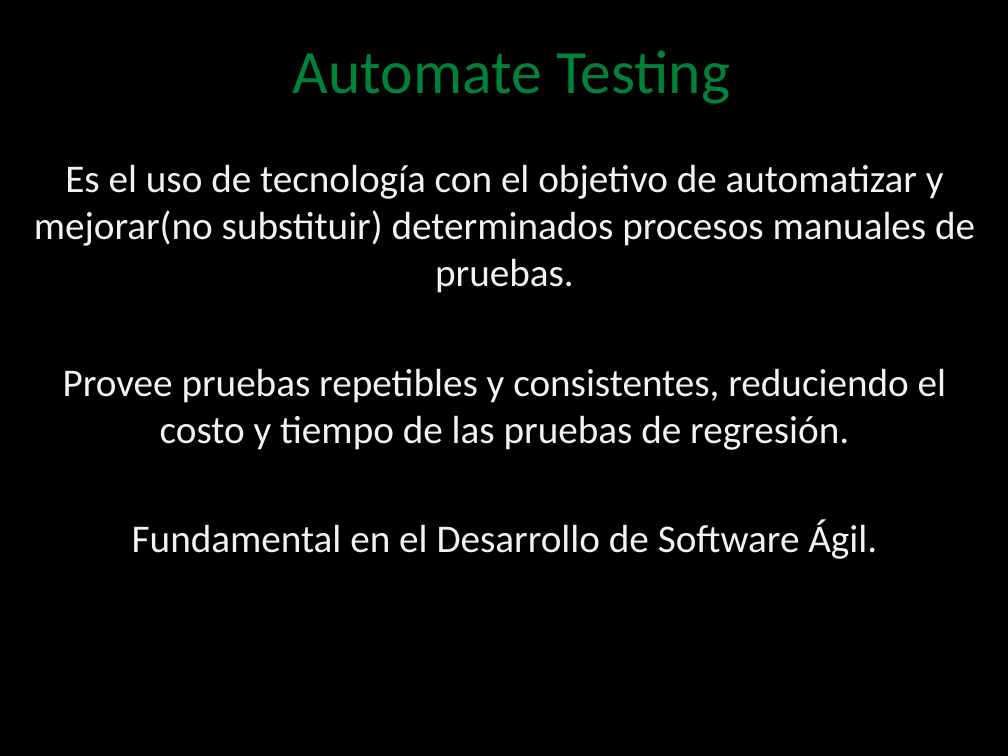
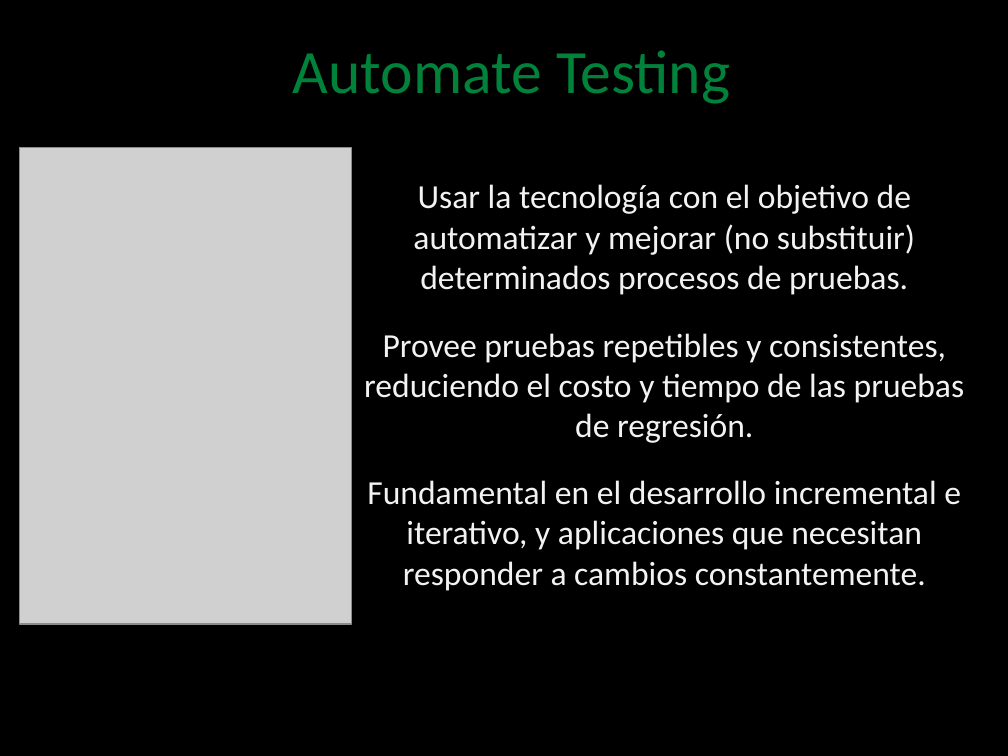
Before and after one commit to angelnunezsalazar/Test-Automation-NET, a slide deck: slide 4 of Diapositivas/0. Test Automation.pptx. Drawn at 1008x756 pixels with LibreOffice and Linux fonts; fonts in the diff are those of the drawing; grey boxes stand for pictures; background and template pictures are left out. Boxes give left, top, right and bottom in pixels: in the first picture for what was removed or moved away, otherwise in the second. Text is boxed around its words. In the diff, an @@ line names an element or a change of style, - is before the commit and + after.

```diff
--- a/Diapositivas/0. Test Automation.pptx
+++ b/Diapositivas/0. Test Automation.pptx
@@ picture added at box(20, 148, 352, 624) @@
@@ text "Usar la tecnología con el ...": place and size @@
-text "Usar la tecnología con el ..." at box(34, 164, 975, 559)
+text "Usar la tecnología con el ..." at box(364, 184, 965, 591)
@@ text at box(413, 184, 915, 295): text changed; size 28 to 24 pt @@
-Es el uso de tecnología con el objetivo de automatizar y mejorar(no substituir) determinados procesos manuales de pruebas.
+Usar la tecnología con el objetivo de automatizar y mejorar (no substituir) determinados procesos de pruebas.
@@ text at box(364, 333, 965, 443): size 28 to 24 pt in "Provee pruebas repetibles y consistentes, reduciendo el ..." @@
@@ text at box(367, 480, 961, 591): text changed; size 28 to 24 pt @@
-Fundamental en el Desarrollo de Software Ágil.
+Fundamental en el desarrollo incremental e iterativo, y aplicaciones que necesitan responder a cambios constantemente.
```
Also in this commit, not shown: 4 other slides changed, 1 other file.
